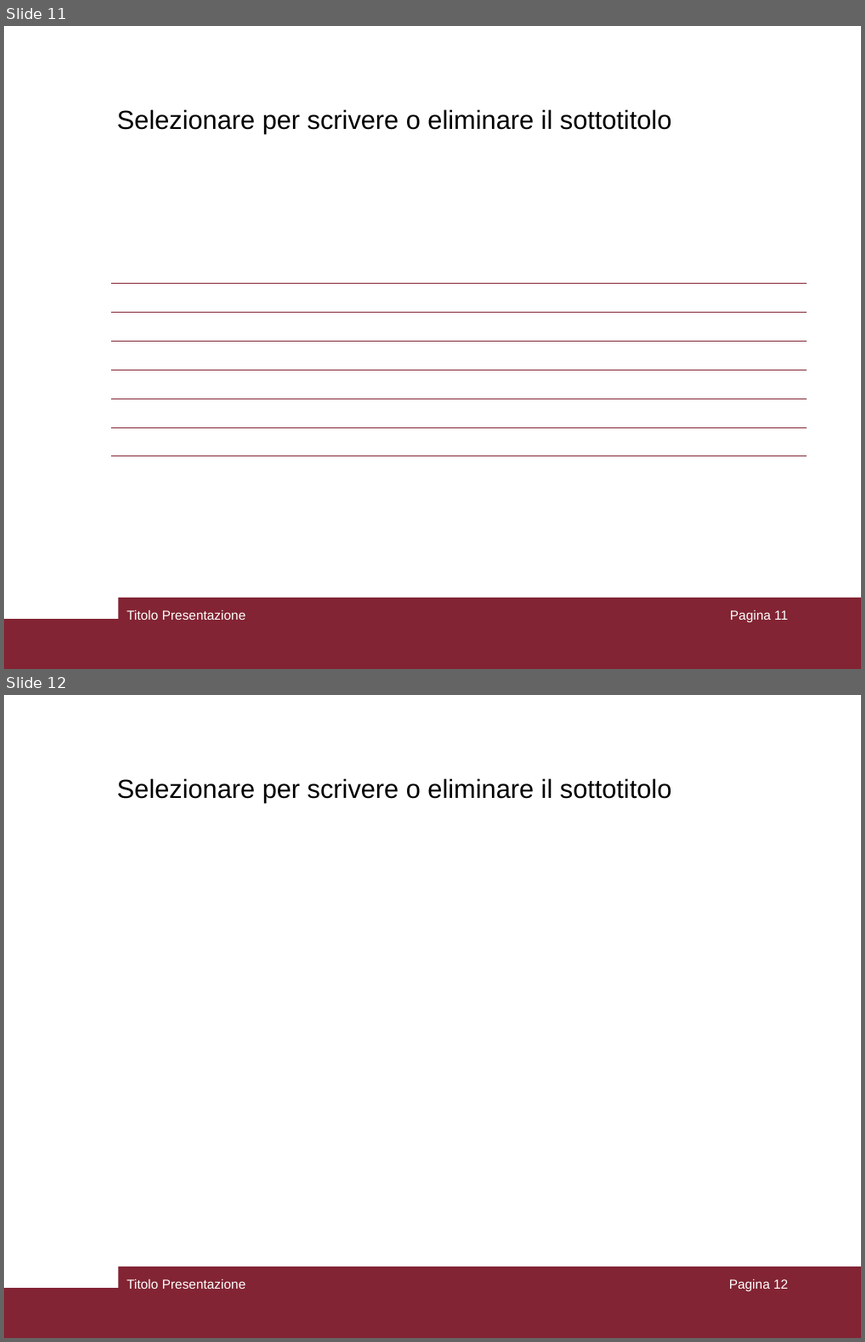
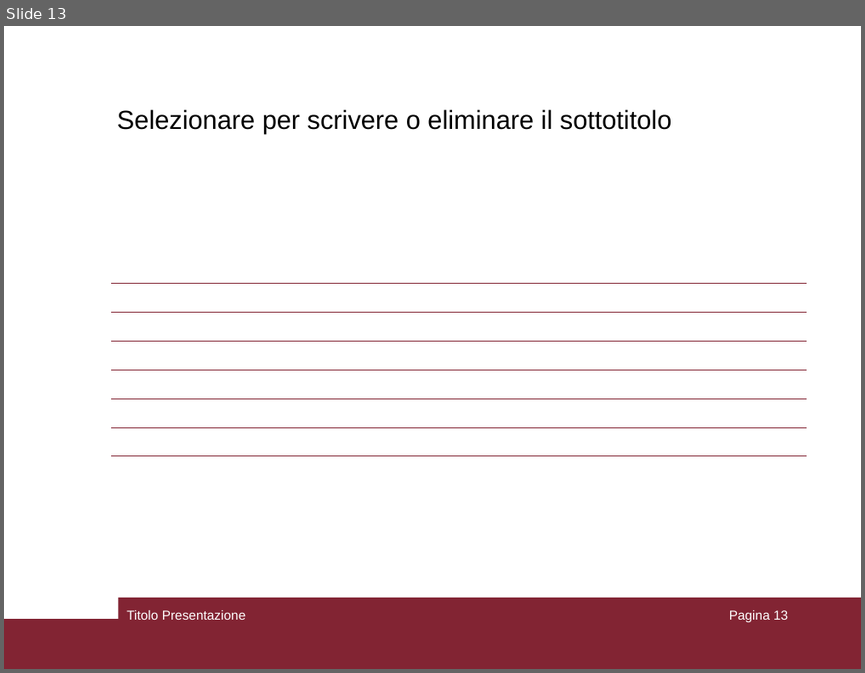
Before and after one commit to aedoardo/bachelor-degree-thesis, a slide deck: slides/Presentazione.ppt. Shown one above the other, each under a label of ours: slides 11 and 12 before the commit, slide 13 after it. The pictures are 865x1342 and 865x673 pixels, drawn with LibreOffice and Linux fonts; fonts in the diff are those of the drawing. Boxes give left, top, right and bottom in pixels: in the first picture for what was removed or moved away, otherwise in the second. Text is boxed around its words. In the diff, an @@ line names an element or a change of style, - is before the commit and + after.

```diff
--- a/slides/Presentazione.ppt
+++ b/slides/Presentazione.ppt
@@ slide 12 removed at <box>4,695,861,1338</box>, background #FFFFFF; not listed: 2 template elements that a slide beside it also shows @@
@@ text removed at <box>117,778,672,803</box> @@
-Selezionare per scrivere o eliminare il sottotitolo
@@ text removed at <box>126,1279,246,1288</box> @@
-Titolo Presentazione
@@ page number removed at <box>729,1279,788,1291</box> @@
-Pagina 12
@@ what was slide 11 is now slide 13 @@
@@ page number at <box>729,610,788,622</box>: text changed @@
-Pagina 11
+Pagina 13
```
Also in this commit, not shown: 1 slide changed, 3 slides added, 2 other slides removed, 3 other files.
